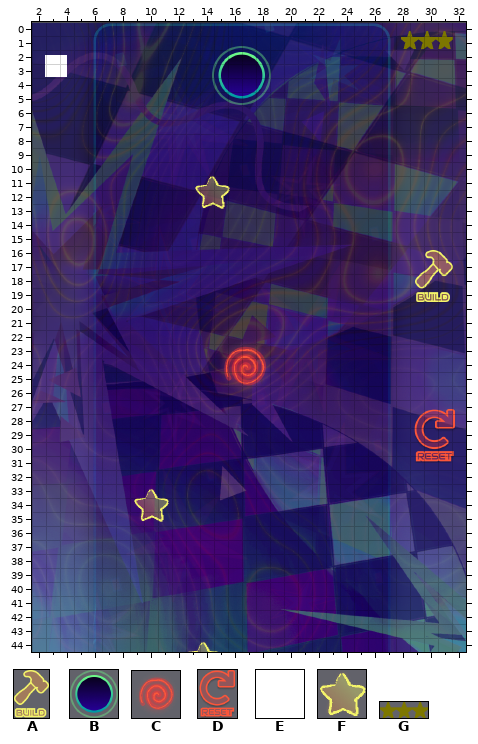
One commit to this Tiled map: gxpengine_template/bin/Debug/Assets/Test(2.1).tmx. Above, as it was before the edit.
Cells are 32x32 px. Shown: x 2..32, y 0..44.
Key: from "BuildMode": A 0; from "Hole": B 0; from "Hole Hazard": C 0; from "RestartButton": D 0; from "Square": E 0; from "StarFull": F 0; from "StarsUI": G 0.
Objects are placed by their top-left corner, in cells (3,4 is the top-left corner of cell 3,4); size is 1x1 cell unless given.
Objects on layer "Object Layer 1" before:
F "Star" at 13.6,10.8 size 2.6x2.6
C "Hazard" at 15.1,22.6 size 4.1x4
F "Star" at 9.2,33.2 size 2.6x2.6
F "Star" at 12.9,44.1 size 2.6x2.6
Objects on layer "UI" before:
G "StarsUI" at 28.4,0.7 size 3.8x1.2
E "itemsUI" at 2.9,2.3 size 1.6x1.6
A "PlayBtn" at 29.4,16.3 size 2.8x3.8
D "ResetSceneBtn" at 29.2,27.7 size 3.2x3.8
Objects on layer "Managers" before:
B "Hole" at 14.9,1.7 size 4.2x4.2
Once edited:
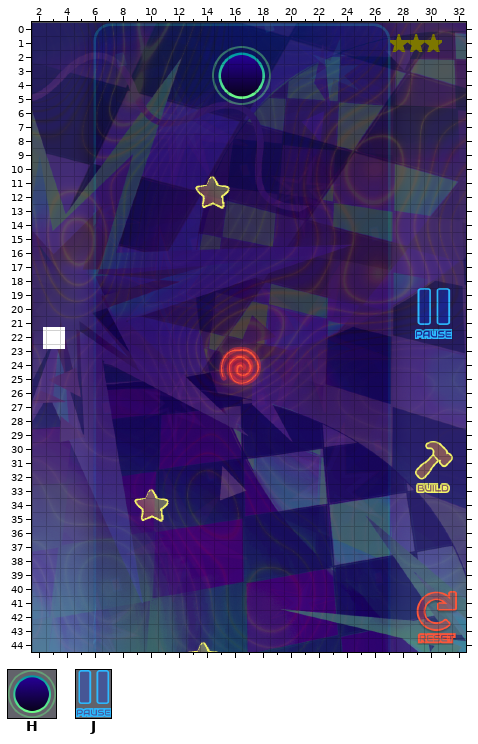
Further tiles: from "Hole": H 0 flipped up-down; from "PauseButton": J 0.
Changes in this commit:
Layer "Object Layer 1":
changed: C "Hazard" at 15.1,22.6 size 4.1x4 -> C "Hazard" at 14.8,22.6 size 4.1x4
Layer "UI":
changed: G "StarsUI" at 28.4,0.7 size 3.8x1.2 -> G "StarsUI" at 27.6,0.9 size 3.8x1.2
changed: E "itemsUI" at 2.9,2.3 size 1.6x1.6 -> E "itemsUI" at 2.8,21.8 size 1.6x1.6
added: J "Pause" at 29.4,19 size 2.7x3.7
added: A "PlayBtn" at 29.4,30 size 2.8x3.8
added: D "ResetSceneBtn" at 29.4,40.7 size 3.2x3.8
removed: A "PlayBtn" at 29.4,16.3 size 2.8x3.8
removed: D "ResetSceneBtn" at 29.2,27.7 size 3.2x3.8
Layer "Managers":
changed: B "Hole" at 14.9,1.7 size 4.2x4.2 -> H "Hole" at 14.9,1.7 size 4.2x4.2
Changed places in both pictures, as pixel boxes (x1, y1, x2, y2):
changed: (390, 31, 453, 52)
changed: (218, 52, 265, 99)
old place: (45, 55, 67, 77)
changed: (415, 250, 453, 339)
new place: (43, 328, 65, 349)
changed: (216, 346, 268, 389)
changed: (414, 409, 456, 493)
added: (416, 592, 458, 645)
